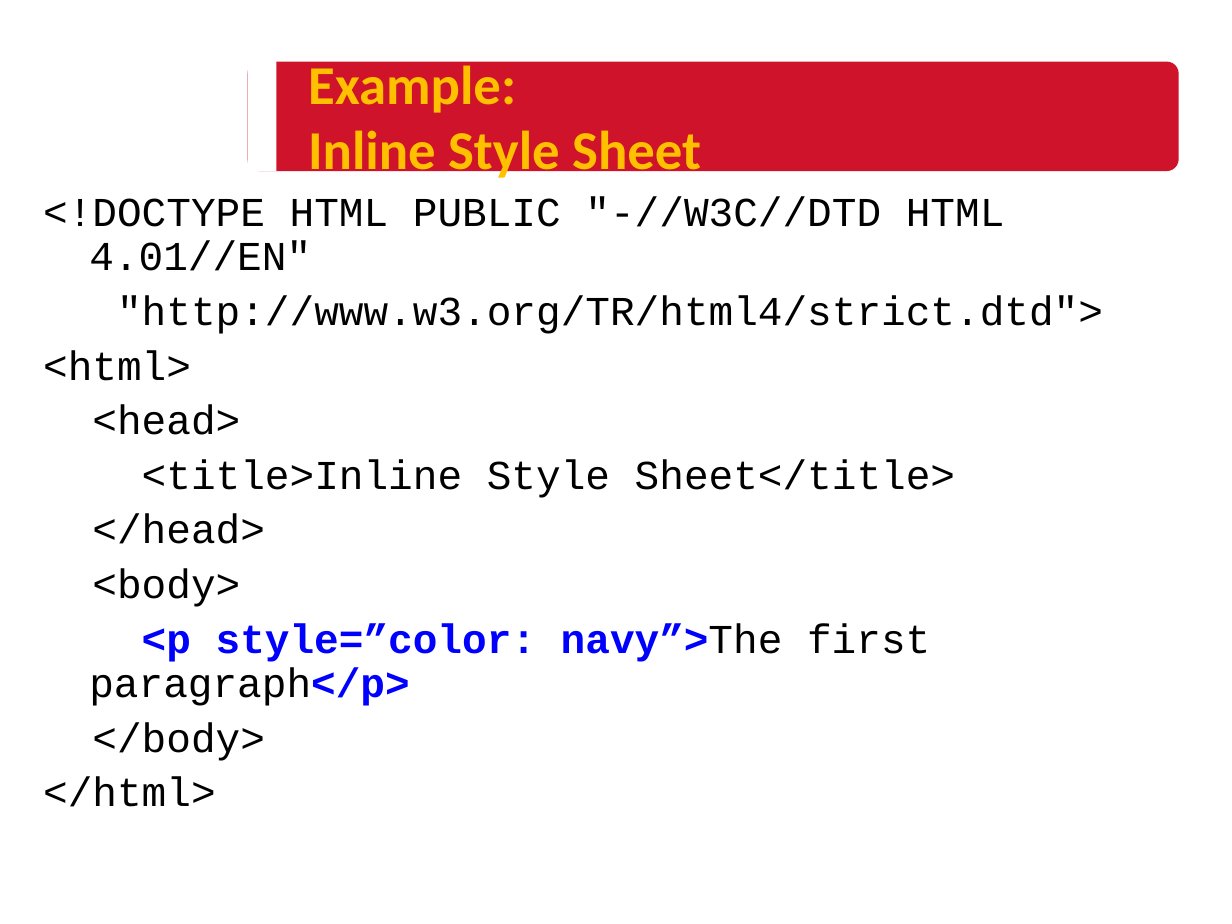
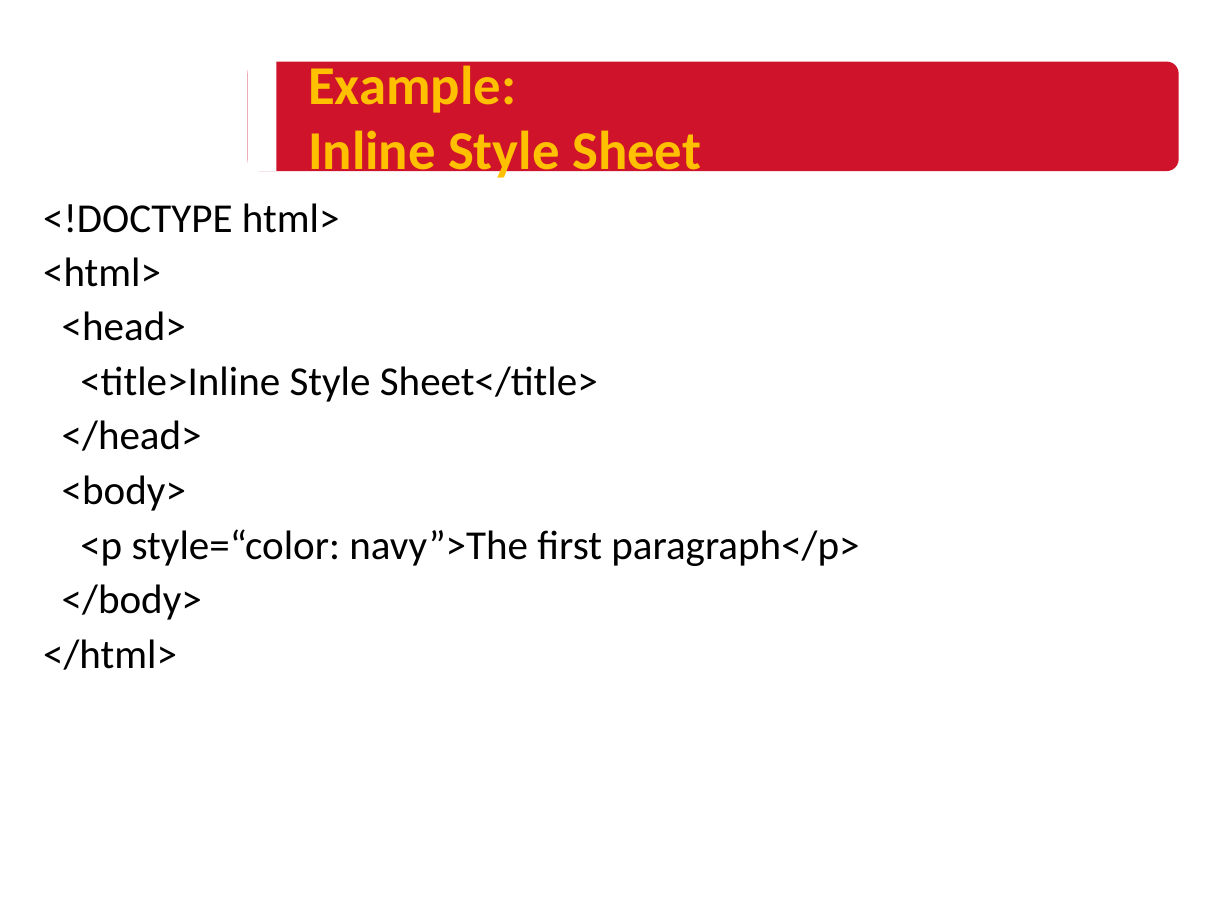
Before and after one commit to HUANGXUANKUN/Personal-Blog, a slide deck: slide 8 of NUS WPA - Copy/Lesson3/lesson3 Slide.ppt. Drawn at 1232x924 pixels with LibreOffice and Linux fonts; fonts in the diff are those of the drawing; background and template pictures are left out. Boxes give left, top, right and bottom in pixels: in the first picture for what was removed or moved away, otherwise in the second. Text is boxed around its words. In the diff, an @@ line names an element or a change of style, - is before the commit and + after.

```diff
--- a/NUS WPA - Copy/Lesson3/lesson3 Slide.ppt
+++ b/NUS WPA - Copy/Lesson3/lesson3 Slide.ppt
@@ text at (x1=43, y1=203, x2=340, y2=233): text changed; font Courier New to Calibri @@
-<!DOCTYPE HTML PUBLIC "-//W3C//DTD HTML 4.01//EN"
-"http://www.w3.org/TR/html4/strict.dtd">
+<!DOCTYPE html>
@@ text at (x1=43, y1=257, x2=598, y2=670): font Courier New to Calibri in "<html>", "<head>", "<title>Inline Style Sheet</title>", "</head>" and 3 more places; indent changed @@
@@ text at (x1=80, y1=529, x2=859, y2=566): text changed; font Courier New to Calibri; text colour #0000FF to #000000; bold off @@
-<p style=”color: navy”>The first paragraph</p>
+<p style=“color: navy”>The first paragraph</p>
```
Also in this commit, not shown: 6 other slides changed, 5 slides added, 10 other files.
